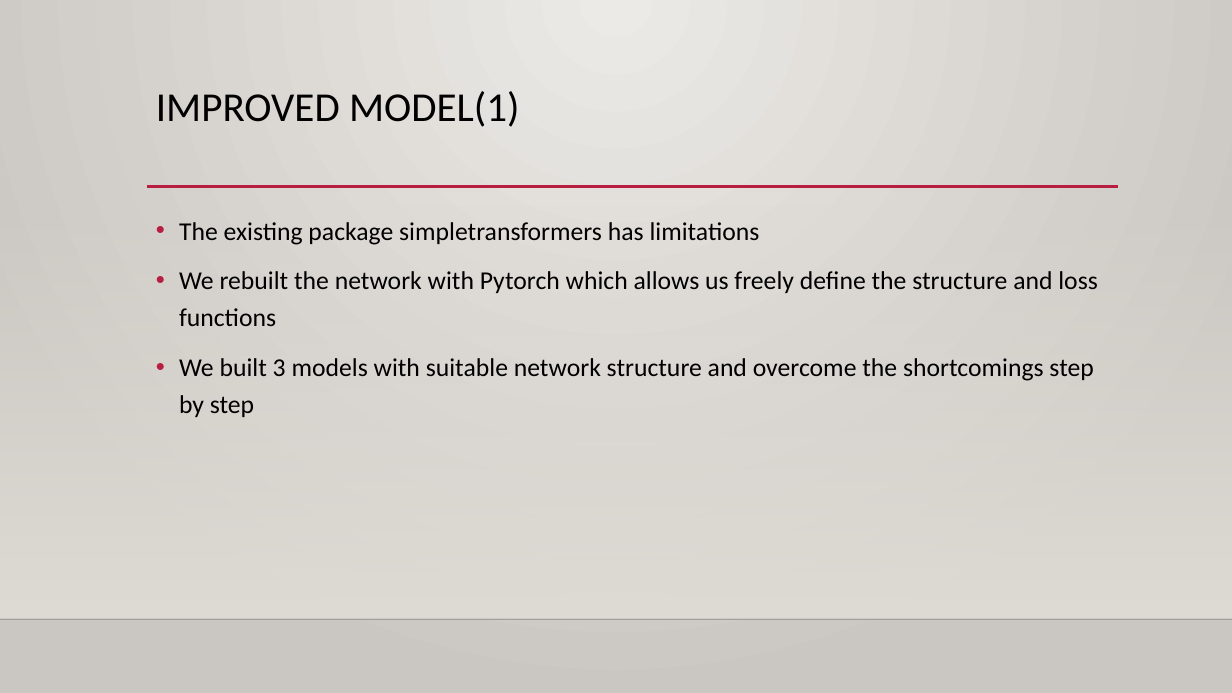
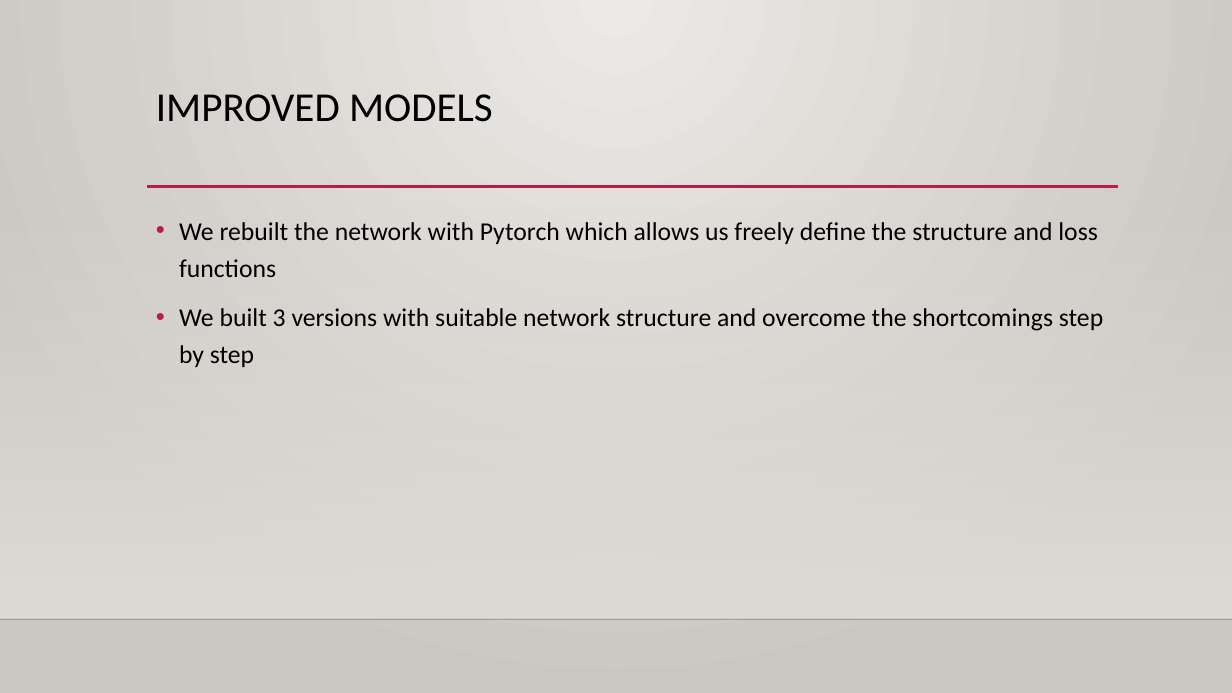
Before and after one commit to ErinYY/IIT-CS584-course-project-script_emotion, a slide deck: slide 9 of CS584_Team39_Presentation1_tjh.pptx (slide 12 before the commit). Drawn at 1232x693 pixels with LibreOffice and Linux fonts; fonts in the diff are those of the drawing; background and template pictures are left out. Boxes give left, top, right and bottom in pixels: in the first picture for what was removed or moved away, otherwise in the second. Text is boxed around its words. In the diff, an @@ line names an element or a change of style, - is before the commit and + after.

```diff
--- a/CS584_Team39_Presentation1_tjh.pptx
+++ b/CS584_Team39_Presentation1_tjh.pptx
@@ title at [156, 94, 493, 122]: text changed @@
-IMPROVED MODEL(1)
+IMPROVED MODELS
@@ text at [179, 222, 760, 245]: paragraph removed @@
-• The existing package simpletransformers has limitations
@@ text at [179, 308, 1103, 367]: text changed @@
-• We built 3 models with suitable network structure and overcome the shortcomings step by step
+• We built 3 versions with suitable network structure and overcome the shortcomings step by step
```
Also in this commit, not shown: 9 other slides changed, 2 slides added, 1 slide removed.
